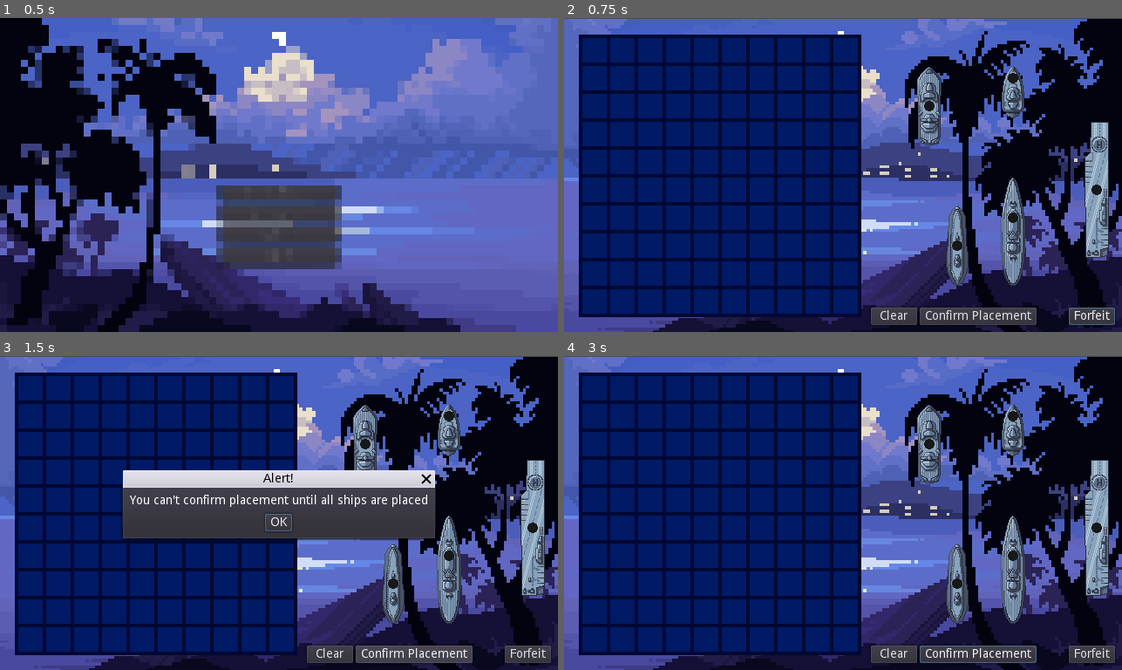
Above: before the commit, frames 1-4 (two rows, left to right).
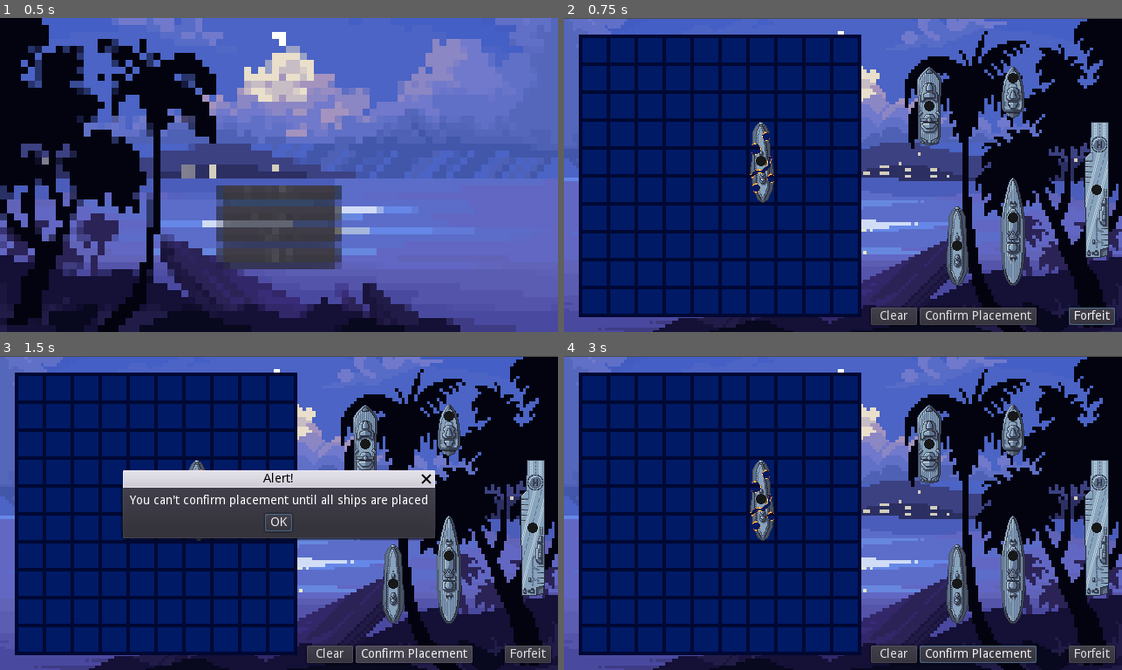
Above: after the commit, the same moments.

Repository: JohnBreaux/Boat-Battle
Game: Godot game, scene res://scenes/Main.tscn
Two runs of this game, one before a commit and one after it. Both use one fixed random seed, a clock stepped at 60 frames per second and the inputs below.
Inputs:
- Up to frame 1 (0.5 s): no input
- Up to frame 2 (0.75 s): click "Single Player" at 0.5 s
- Up to frame 3 (1.5 s): click "Confirm Placement" at 1.25 s
- Up to frame 4 (3 s): click "Confirm Placement" at 2 s; click "OK" at 2.75 s

Frame 1 is identical in both runs. In frame 2, 0.7% of the frame differs, in the area x 33-38%, y 33-59%; in frame 3, less than 0.1%; in frame 4, 0.7%.

Commit message:
Created Sprite for Ship3B Destroyed

Diff:
--- a/godot_ship/scenes/Gameplay.tscn
+++ b/godot_ship/scenes/Gameplay.tscn
@@ -10,6 +10,7 @@
 [ext_resource path="res://scenes/ships/4Ship.tscn" type="PackedScene" id=8]
 [ext_resource path="res://assets/game/RedCrosshair.png" type="Texture" id=9]
 [ext_resource path="res://script/game/Gameplay/Crosshair.gd" type="Script" id=10]
+[ext_resource path="res://assets/game/3ShipB_Destroyed.png" type="Texture" id=11]
 
 [node name="Game" type="Control"]
 anchor_right = 1.0
@@ -155,6 +156,10 @@
 margin_bottom = 58.0
 dialog_text = "You can't fire outside the board"
 
+[node name="3ShipB_Destroyed" type="Sprite" parent="."]
+position = Vector2( 228.464, 163.857 )
+texture = ExtResource( 11 )
+
 [connection signal="pressed" from="VBoxContainer/Forfeit" to="." method="_on_Forfeit_pressed"]
 [connection signal="about_to_show" from="ConfirmationDialog" to="." method="_on_ConfirmationDialog_about_to_show"]
 [connection signal="pressed" from="Confirm Placement" to="." method="_on_Confirm_Placement_pressed"]
Binary file added: godot_ship/assets/game/3ShipB_Destroyed.png
Not shown, added: godot_ship/assets/game/3ShipB_Destroyed.png.import
Not shown: 1 places in godot_ship/scenes/Gameplay.tscn that only renumber resources
